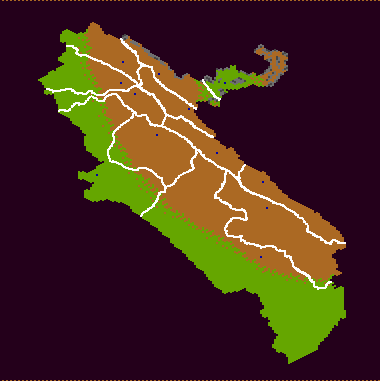
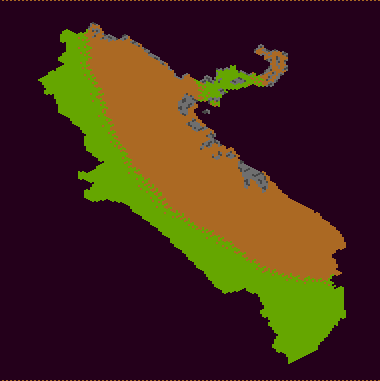
Revision of a layered 380 × 381 image; what changed, layer by layer:
hid "nations and cities" over <box>46,38,346,290</box>
painted on "MountainLayer" over <box>88,22,268,193</box>